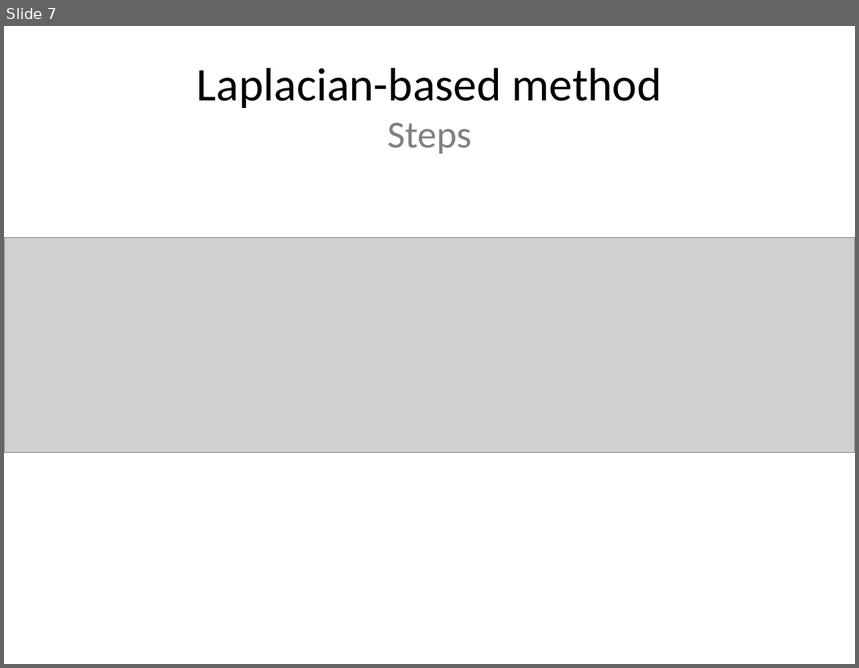
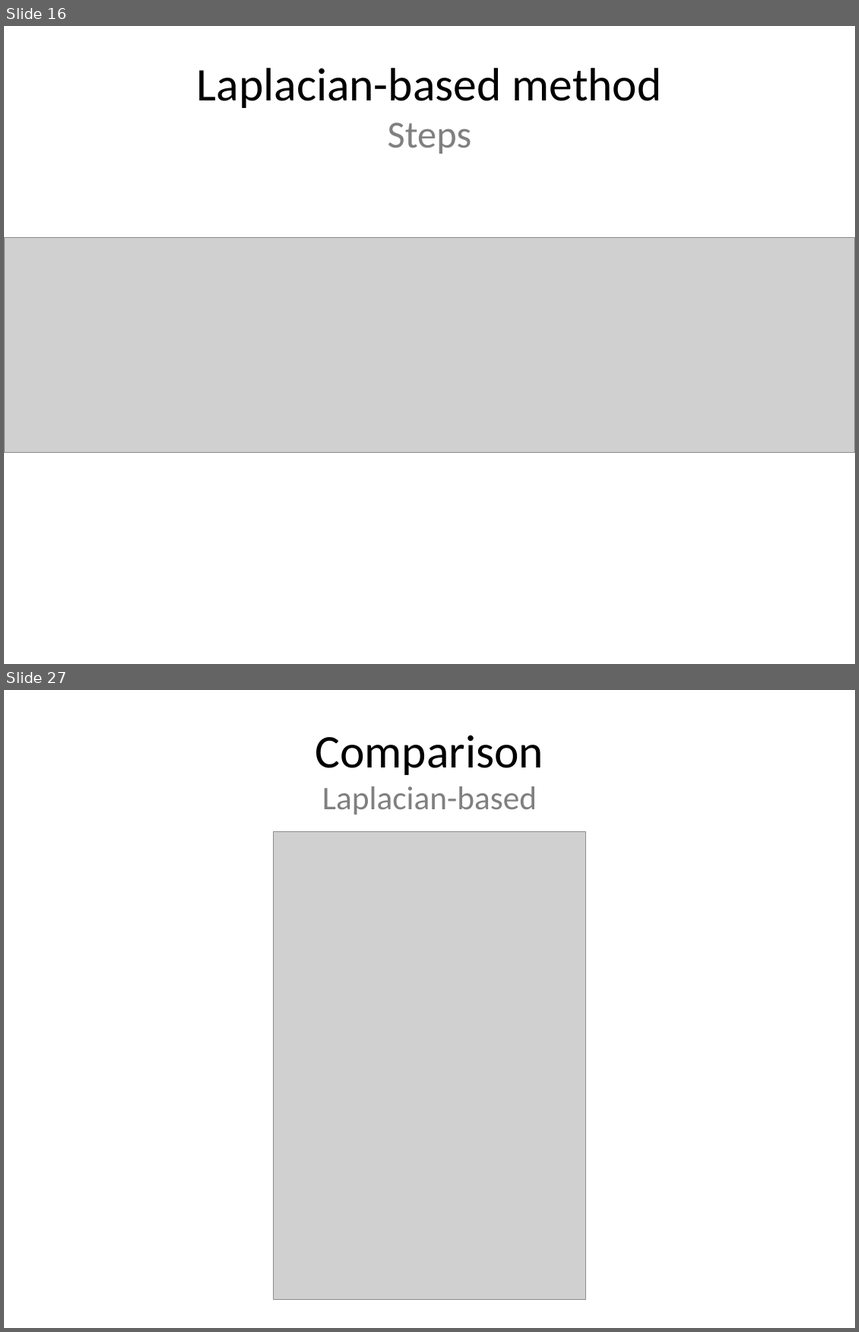
Before and after one commit to leoninnovate/6.344-Project, a slide deck: docs/presentation/presentation.pptx. Shown one above the other, each under a label of ours: slide 7 before the commit, slides 16 and 27 after it; the slides between them are not shown. The pictures are 859x668 and 859x1332 pixels, drawn with LibreOffice and Linux fonts; fonts in the diff are those of the drawing; grey boxes stand for pictures. Boxes give left, top, right and bottom in pixels: in the first picture for what was removed or moved away, otherwise in the second. Text is boxed around its words. In the diff, an @@ line names an element or a change of style, - is before the commit and + after.

```diff
--- a/docs/presentation/presentation.pptx
+++ b/docs/presentation/presentation.pptx
@@ slide 27 added at [4, 690, 855, 1328], background #FFFFFF @@
@@ title added at [316, 735, 544, 815], 27.9 pt, text #808080 @@
+Comparison
+Laplacian-based
@@ picture added at [274, 832, 586, 1300] @@
@@ what was slide 7 is now slide 16 @@
```
Also in this commit, not shown: 3 slides changed, 18 other slides added, 1 slide removed, 5 other files.
